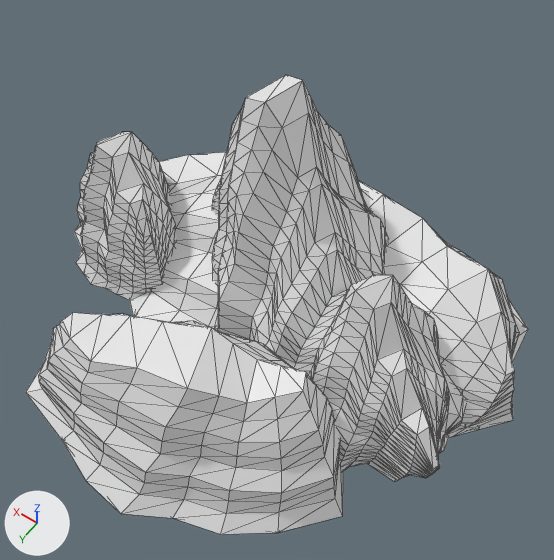
One commit to the glTF model assets/environment/caves/prototypes/SM_CaveEnvelope_ProtoA.glb: the scene before it, then after it.
Both versions are drawn from a 50 mm lens placed at (-9.5, 17.4, 21.3), pointed at (-1.1, 5.5, 2.7). Every picture has the same lights, and +X, +Y and +Z are marked at lower left. The older version comes first. Mesh edges are drawn as thin lines. Vertices at exactly the same position are counted once.

Names of what the first picture shows: 'SM_ProtoA_Contrefort', 'SM_ProtoA_Corps', 'SM_ProtoA_Queue', 'SM_ProtoA_Talus'.
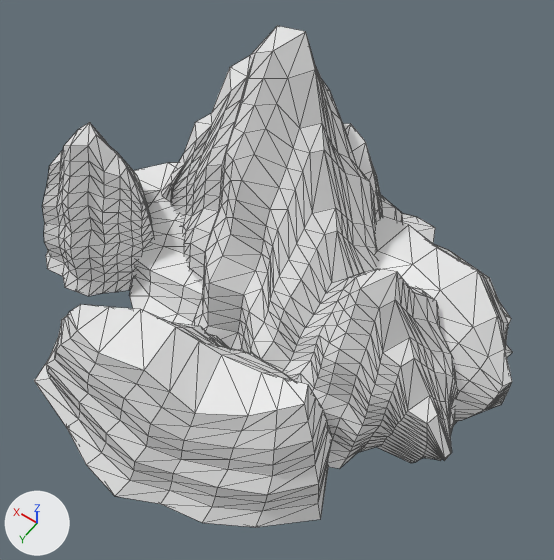
Commit message: feat(grotte): proto A v2 — la masse haute devient un massif SUR le corridor

Edits to the bpy script that builds the scene:
```text
Change me_sm_protoa_corps:
    used by ob_sm_protoa_corps; location = (0.0, 0.0, 0.0)
    remove me_sm_protoa_corps.from_pydata(...)  # 720 vertices, 1436 faces; spans x -8.46..3.04, y -1.8..9.06, z -1.35..8.35
    add me_sm_protoa_corps.from_pydata(...)  # 720 vertices, 1436 faces; spans x -7.93..4.79, y -2.9..8.87, z -1.35..8.35
    me_sm_protoa_corps part 1: 720 of 720 vertices moved; they spanned x -8.46..3.04, y -1.8..9.06, z -1.35..8.35 and now span x -7.93..4.79, y -2.9..8.87, z -1.35..8.35; mean shift (0.86, -0.52, 0.0)
Change me_sm_protoa_contrefort:
    used by ob_sm_protoa_contrefort; location = (0.0, 0.0, 0.0)
    remove me_sm_protoa_contrefort.from_pydata(...)  # 264 vertices, 524 faces; spans x 3.46..8.92, y 2.43..7.15, z -1.35..4.55
    add me_sm_protoa_contrefort.from_pydata(...)  # 264 vertices, 524 faces; spans x 4.61..9.09, y 3.45..7.81, z -1.35..4.6
    me_sm_protoa_contrefort part 2: 264 of 264 vertices moved; they spanned x 3.46..8.92, y 2.43..7.15, z -1.35..4.55 and now span x 4.61..9.09, y 3.45..7.81, z -1.35..4.6; mean shift (0.95, 0.59, 0.06)
Change me_sm_protoa_talus:
    used by ob_sm_protoa_talus; location = (0.0, 0.0, 0.0)
    remove me_sm_protoa_talus.from_pydata(...)  # 252 vertices, 500 faces; spans x -8.9..7.7, y -2.1..7.9, z -1.4..3.0
    add me_sm_protoa_talus.from_pydata(...)  # 252 vertices, 500 faces; spans x -8.4..8.2, y -1.9..7.8, z -1.4..2.6
    me_sm_protoa_talus part 3: 249 of 252 vertices moved; they spanned x -8.9..7.7, y -2.1..7.9, z -1.4..3.0 and now span x -8.4..8.2, y -1.9..7.8, z -1.4..2.6; mean shift (0.2, 0.3, -0.1); largest move (7.5, 3.8, 0.9) -> (8.2, 5.1, 0.8)
Change me_sm_protoa_queue:
    used by ob_sm_protoa_queue; location = (0.0, 0.0, 0.0)
    remove me_sm_protoa_queue.from_pydata(...)  # 162 vertices, 320 faces; spans x -6.08..5.48, y 5.17..12.98, z -1.35..3.55
    add me_sm_protoa_queue.from_pydata(...)  # 162 vertices, 320 faces; spans x -5.61..5.47, y 5.65..12.68, z -1.35..3.3
    me_sm_protoa_queue part 4: 162 of 162 vertices moved; they spanned x -6.08..5.48, y 5.17..12.98, z -1.35..3.55 and now span x -5.61..5.47, y 5.65..12.68, z -1.35..3.3; mean shift (0.1, 0.02, -0.13)
Add me_sm_protoa_levre:
    me_sm_protoa_levre.from_pydata(...)  # 180 vertices, 356 faces; spans x -2.47..2.59, y -1.72..3.08, z -1.35..4.25
Add ob_sm_protoa_levre:
    ob_sm_protoa_levre = bpy.data.objects.new('SM_ProtoA_Levre', me_sm_protoa_levre)
    ob_sm_protoa_levre.location = (0.0, 0.0, 0.0)
```

Pixel boxes [x1, y1, x2, y2] of what changed, in the pictures (554 x 560 px):
'SM_ProtoA_Corps', reshaped
    before: [212, 75, 475, 481]
    after: [162, 26, 513, 468]
'SM_ProtoA_Queue', reshaped
    before: [26, 313, 343, 534]
    after: [34, 304, 333, 527]
'SM_ProtoA_Talus', reshaped
    before: [130, 152, 528, 437]
    after: [130, 162, 512, 421]
'SM_ProtoA_Contrefort', reshaped
    before: [74, 132, 176, 300]
    after: [42, 122, 154, 296]
'SM_ProtoA_Levre', added
    after: [343, 124, 383, 220]
